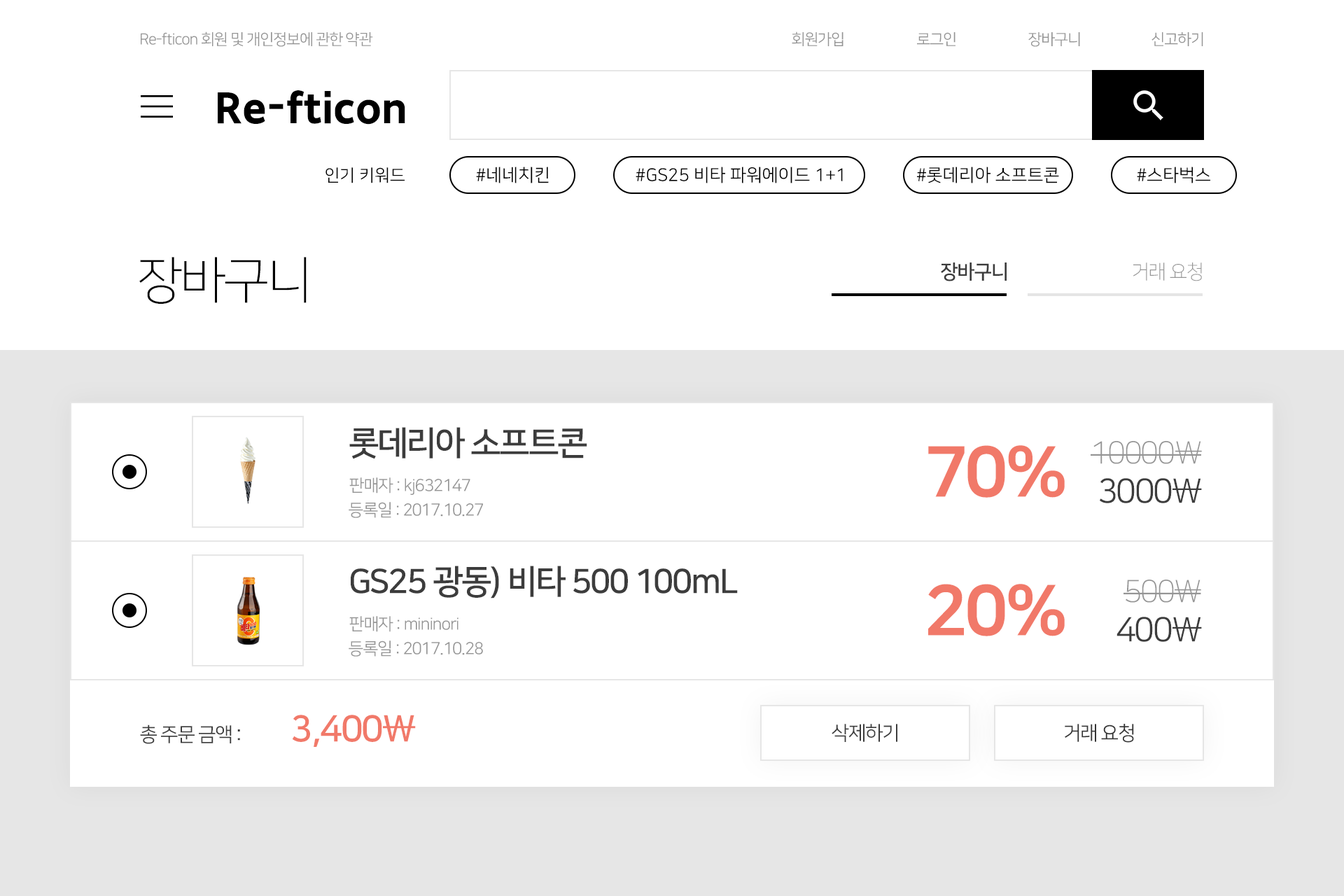
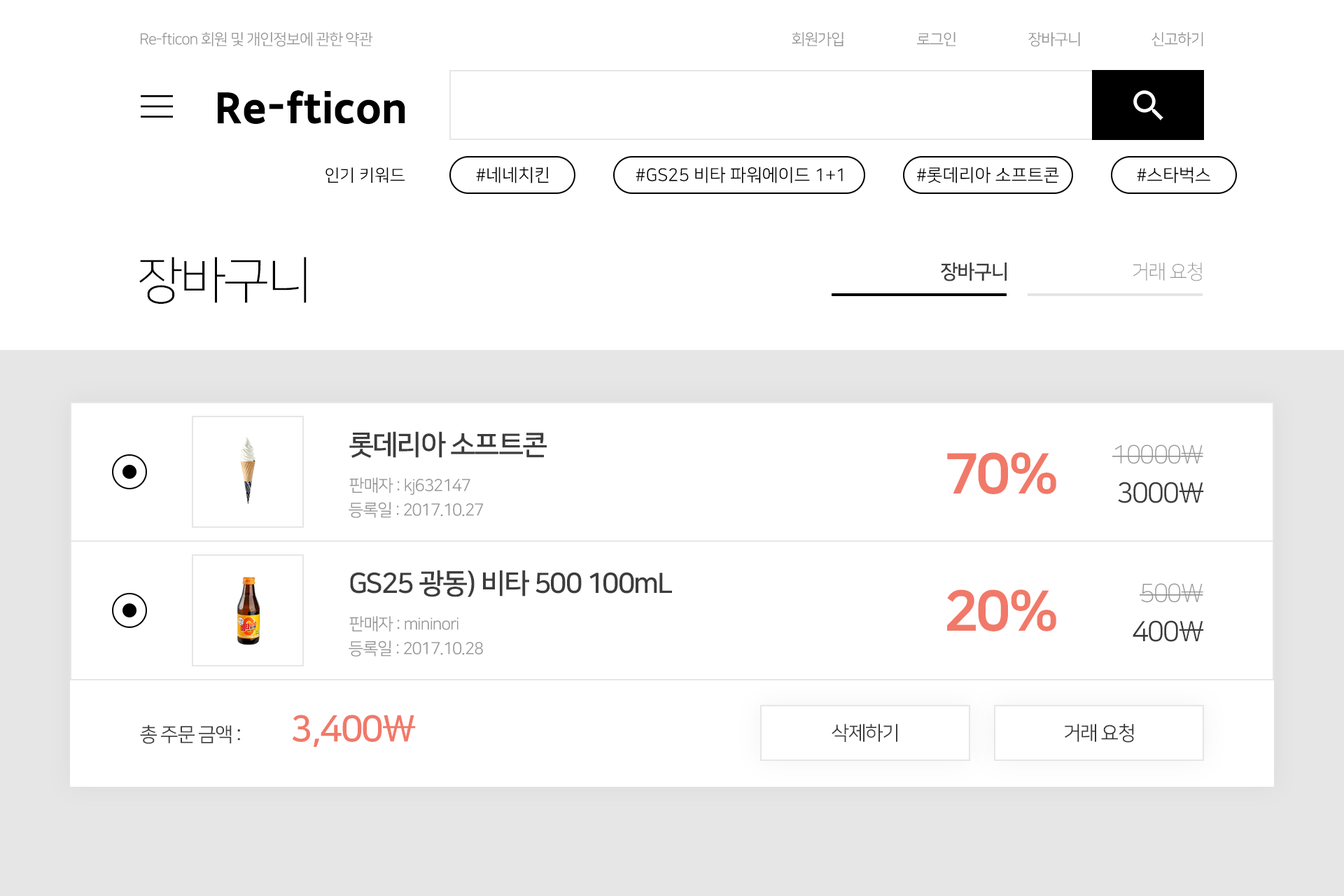
Layer changes from the first 1344px x 896px image to the second:
painted on "GS25 광동) 비타 500 100mL" over [349, 565, 738, 599]
painted on "20%" over [927, 583, 1065, 637]
painted on "500\" over [1123, 579, 1203, 603]
painted on "400\" over [1116, 616, 1204, 642]
painted on "롯데리아 소프트콘" over [349, 426, 588, 460]
painted on "70%" over [927, 445, 1065, 498]
painted on "10000\" over [1090, 440, 1203, 464]
painted on "3000\" over [1099, 477, 1204, 504]
